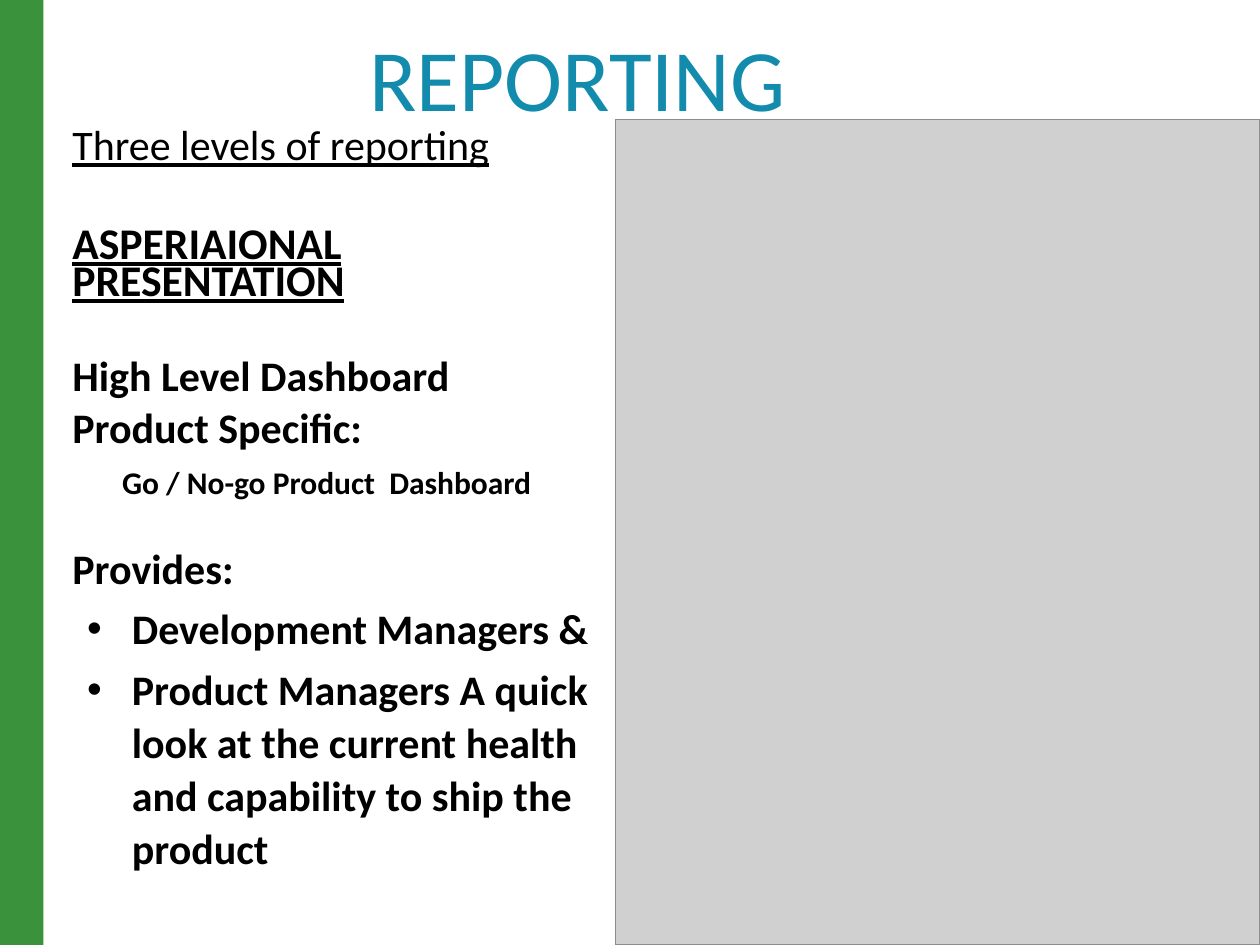
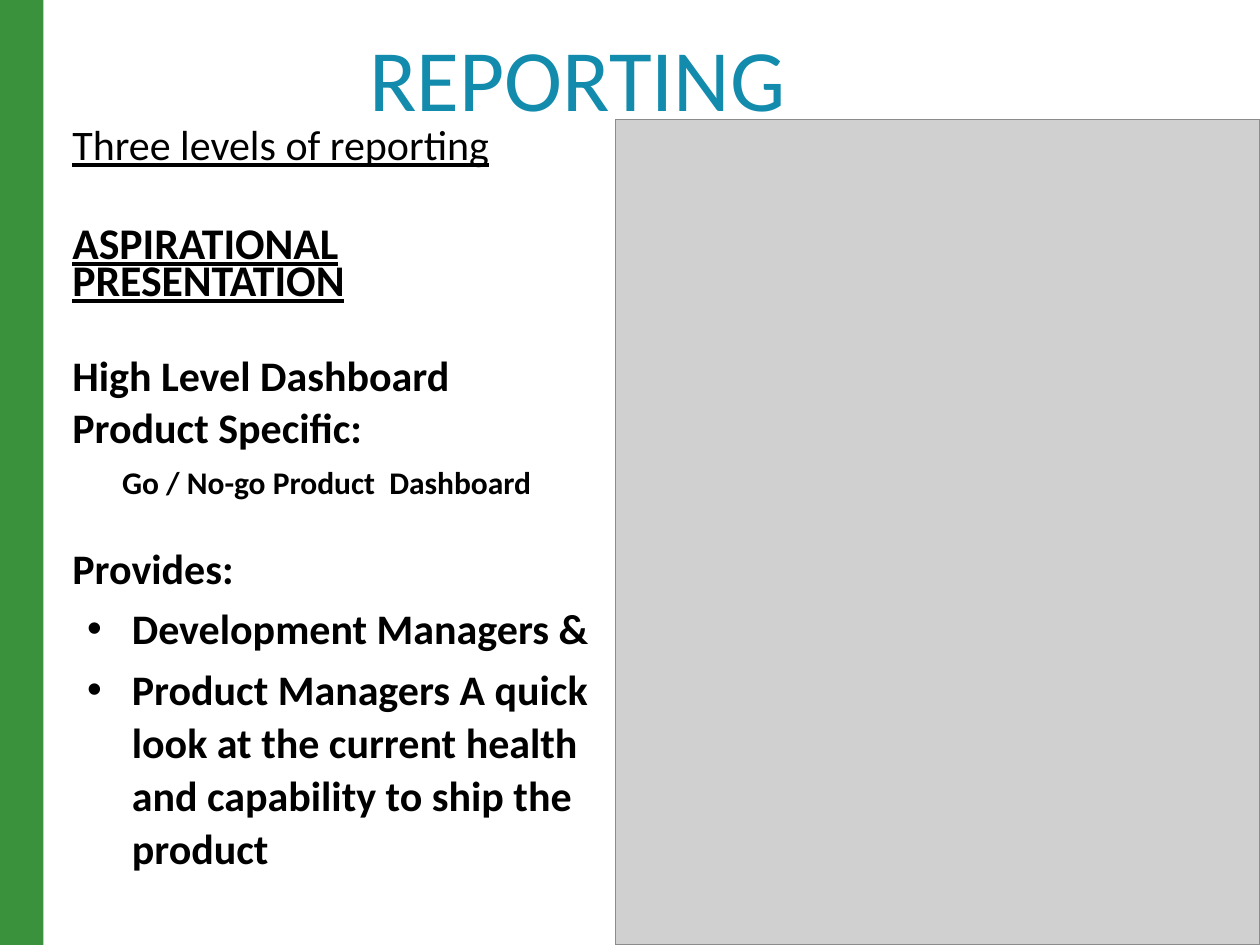
Before and after one commit to raghav9329/mainProf, a slide deck: slide 12 of CurrentWork_Delta/CX_StrategyPowerPoint.pptx. Drawn at 1260x945 pixels with LibreOffice and Linux fonts; fonts in the diff are those of the drawing; grey boxes stand for pictures. Boxes give left, top, right and bottom in pixels: in the first picture for what was removed or moved away, otherwise in the second. Text is boxed around its words. In the diff, an @@ line names an element or a change of style, - is before the commit and + after.

```diff
--- a/CurrentWork_Delta/CX_StrategyPowerPoint.pptx
+++ b/CurrentWork_Delta/CX_StrategyPowerPoint.pptx
@@ text at <box>72,230,344,303</box>: text changed @@
-ASPERIAIONAL PRESENTATION
+ASPIRATIONAL PRESENTATION
```
Also in this commit, not shown: 3 other slides changed, 1 other file.
